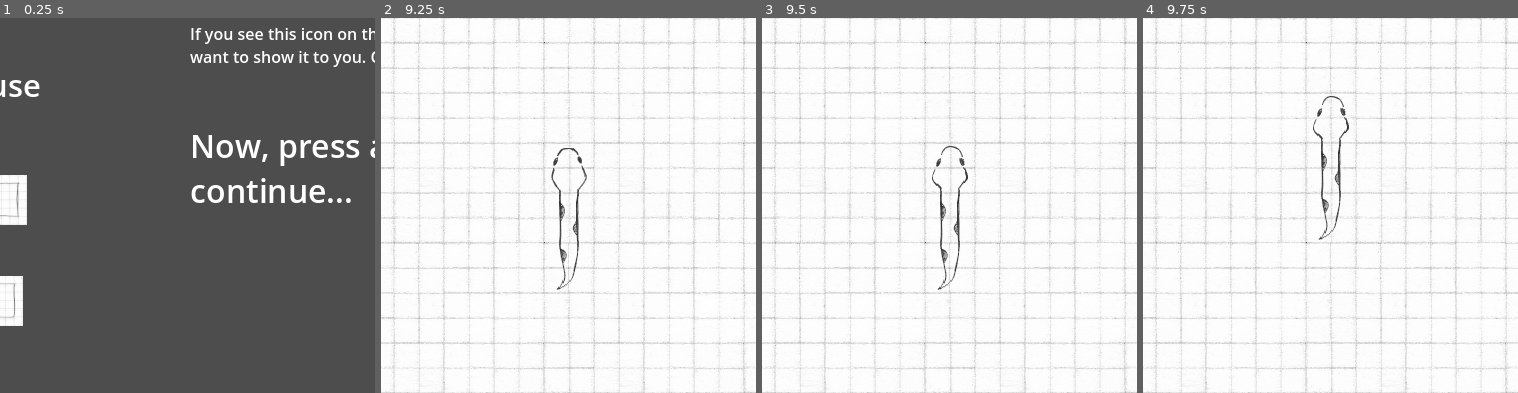
Above: before the commit, frames 1-4 (left to right).
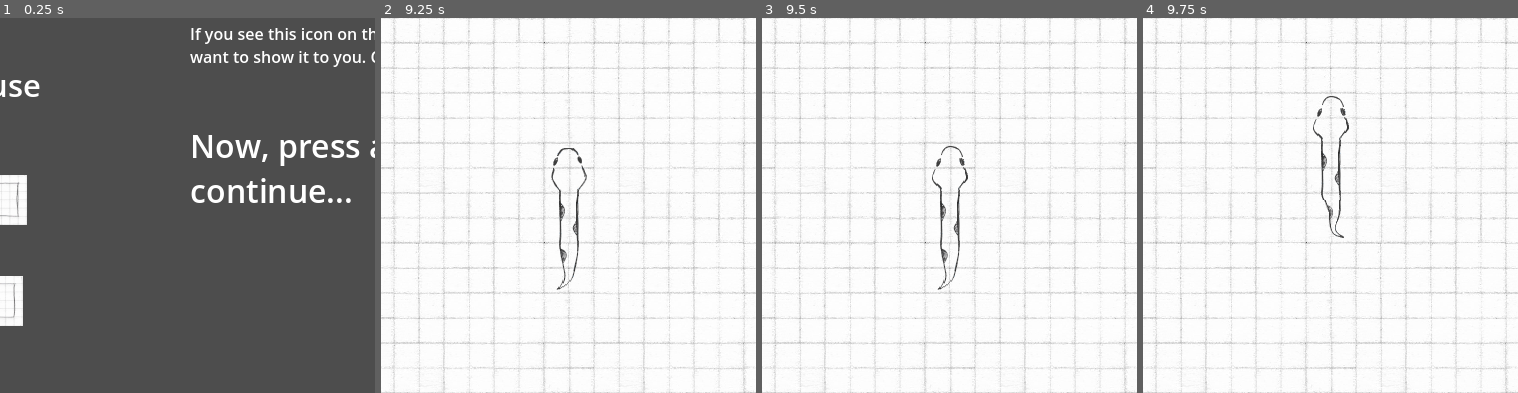
Above: after the commit, the same moments.

Repository: patribu7/It_is_a_snake_clone
Game: Godot game, scene res://scene/main/main.tscn
Two runs of this game, one before a commit and one after it. Both use one fixed random seed, a clock stepped at 60 frames per second and the inputs below.
Inputs:
- Up to frame 1 (0.25 s): no input
- Up to frame 2 (9.25 s): tap Enter at 0.5, 4.25 s; hold Right (move_right) 0.53-1.28 s; tap Space (Space) at 0.6, 1.25, 1.35, 2.1, 2.85, 3.6, 4.35, 5.1, 5.75, 5.85 s; hold Escape (back) 1.28-2.03 s; hold Right (move_right) 2.03-2.78 s; hold Up (move_up) 2.78-3.53 s; hold Left (move_left) 3.53-5.03 s; hold Escape (back) 5.03-5.78 s; hold Right (move_right) 5.78-6.5 s; click "NEW GAME" at 6.5 s; click "NEW GAME" at 7.25 s; click "ENDLESS MODE" at 8 s; click "OK" at 8.75 s
- Up to frame 3 (9.5 s): no input
- Up to frame 4 (9.75 s): tap Enter at 9.5 s; hold Up (move_up) from 9.53 s (still down); tap Space (Space) at 9.6 s
The pictures show only the part of the screen within x 25-75%, y 50-100%; the shares and areas given below are measured in that part.

Frames 1-3 are identical in both runs. In frame 4, 0.3% of the frame differs, in the area x 46-54%, y 47-60%.

Commit message:
Make tail wag

Diff:
--- a/scene/cell_block/block.tscn
+++ b/scene/cell_block/block.tscn
@@ -1,7 +1,6 @@
-[gd_scene load_steps=4 format=3 uid="uid://1e5nwgt71uaq"]
+[gd_scene load_steps=3 format=3 uid="uid://1e5nwgt71uaq"]
 
 [ext_resource type="Script" path="res://scene/cell_block/block.gd" id="1_p5j3y"]
-[ext_resource type="Script" path="res://scene/cell_block/sprite.gd" id="2_1y8fe"]
 
 [sub_resource type="RectangleShape2D" id="RectangleShape2D_ueil6"]
 size = Vector2(42, 42)
@@ -11,7 +10,6 @@
 
 [node name="Sprite" type="AnimatedSprite2D" parent="."]
 position = Vector2(25, 25)
-script = ExtResource("2_1y8fe")
 
 [node name="CollisionShape2D" type="CollisionShape2D" parent="."]
 visible = false
--- a/scene/cell_block/sprite.gd
+++ /dev/null
@@ -1,8 +0,0 @@
-extends AnimatedSprite2D
-#
-#func _process(delta):
-	#if frame == 1:  # Se è il frame "1"
-		#rotation = -PI  # ruota
-#
-	#else:
-		#pass  # Non ruotare
--- a/scene/loading_icon/loading.tscn
+++ b/scene/loading_icon/loading.tscn
@@ -8,6 +8,8 @@
 [ext_resource type="PackedScene" uid="uid://cttxj65xn4xwq" path="res://scene/snake/tail.tscn" id="4_ad1r0"]
 [ext_resource type="PackedScene" uid="uid://3hyoamlqamqj" path="res://scene/snake/player.tscn" id="5_12vb2"]
 [ext_resource type="Script" path="res://scene/loading_icon/player_loading.gd" id="5_l46xc"]
+
+[sub_resource type="GDScript" id="GDScript_a221u"]
 
 [node name="Icon" type="Node2D"]
 
@@ -33,13 +35,20 @@
 [node name="Sprite" parent="Snake/Tail_queue/Tail1" index="0"]
 rotation = -1.5708
 animation = &"default"
+script = SubResource("GDScript_a221u")
 
 [node name="Tail2" parent="Snake/Tail_queue" instance=ExtResource("4_ad1r0")]
 position = Vector2(0, 100)
 
+[node name="Sprite" parent="Snake/Tail_queue/Tail2" index="0"]
+script = SubResource("GDScript_a221u")
+
 [node name="Player" parent="Snake" instance=ExtResource("5_12vb2")]
 z_index = -1
 script = ExtResource("5_l46xc")
+
+[node name="Sprite" parent="Snake/Player" index="0"]
+script = SubResource("GDScript_a221u")
 
 [node name="Timer" type="Timer" parent="Snake"]
 wait_time = 0.365
--- a/scene/snake/tail.gd
+++ b/scene/snake/tail.gd
@@ -7,6 +7,7 @@
 	snake_can = "be_defeat"
 	velocity = Vector2.UP
 
+
 func set_sprite(velocity_behind):
 	$Sprite.rotation = 0
 
@@ -14,7 +15,7 @@
 		$Sprite.play("angle")
 
 		if velocity_behind.y * velocity.x > velocity_behind.x * velocity.y:
-#			anti-clockwise
+#			counterclockwise
 			$Sprite.rotation = velocity.angle() - PI/2
 
 		else:
@@ -26,6 +27,8 @@
 		$Sprite.rotation = velocity.angle()
 
 
-func set_sprite_last_tail():
+func set_sprite_last_tail(wag_tail):
 	$Sprite.play("end_tile")
+	$Sprite.frame = wag_tail
+
 	$Sprite.rotation = velocity.angle() + PI/2
--- a/scene/snake/tail.tscn
+++ b/scene/snake/tail.tscn
@@ -61,7 +61,7 @@
 }],
 "loop": true,
 "name": &"end_tile",
-"speed": 2.0
+"speed": 0.0
 }]
 
 [node name="Tail" instance=ExtResource("1_jjxm7")]
--- a/scene/snake/tail_queue.gd
+++ b/scene/snake/tail_queue.gd
@@ -1,12 +1,14 @@
 extends Node2D
 
-var tail = preload("res://scene/snake/tail.tscn")
+var _tail = preload("res://scene/snake/tail.tscn")
+var wag_tail = 0
 
-func move(player_pos:Vector2, player_velocity,):
+func move(player_pos:Vector2, player_velocity):
 	var tail_block = get_child(-1)
 	move_child(tail_block, 0)
 
-	get_child(-1).set_sprite_last_tail()
+	get_child(-1).set_sprite_last_tail(wag_tail)
+	wag_tail = (wag_tail + 1) % 2
 
 	tail_block.position = player_pos
 	tail_block.velocity = player_velocity
@@ -17,13 +19,14 @@
 
 func add_tail(pos):
 	var num = get_child_count() + 1
+	var tail = _tail.instantiate()
+	tail.name += str(num)
 
-	var tail_block = tail.instantiate()
-	tail_block.name += str(num)
-	tail_block.position = pos
-	tail_block.hide()
+	tail.position = pos
 
-	self.call_deferred("add_child", tail_block)
+	tail.hide()
+
+	self.call_deferred("add_child", tail)
 
 
 func lost_tail():
Not shown: 1 places in scene/loading_icon/loading.tscn that only renumber resources
